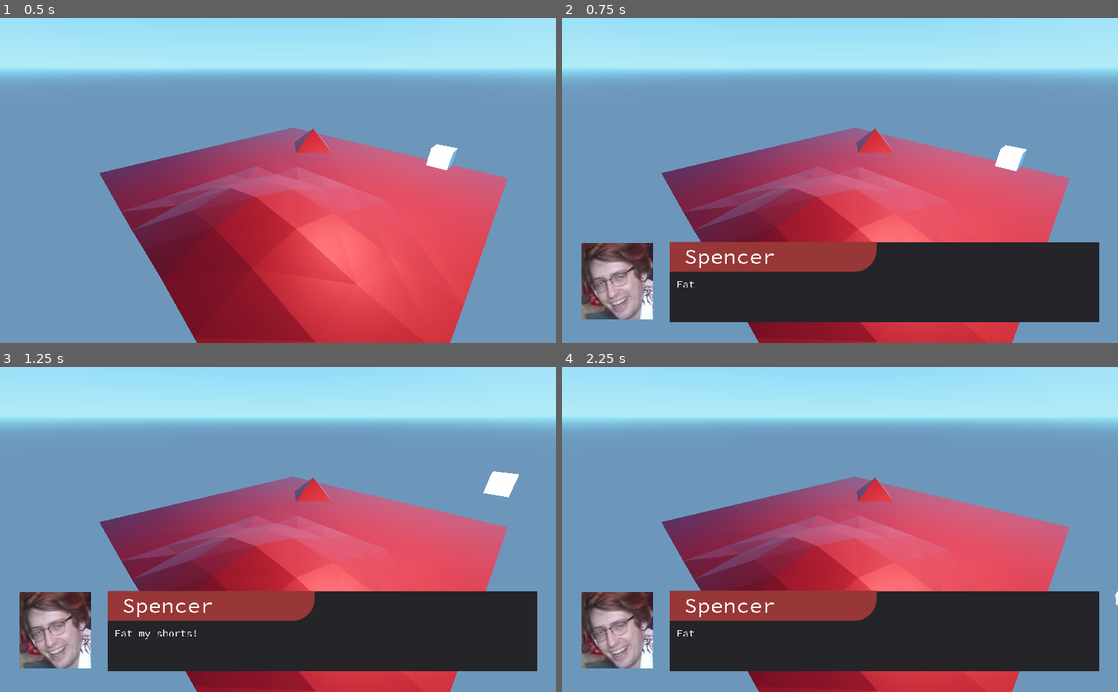
Above: before the commit, frames 1-4 (two rows, left to right).
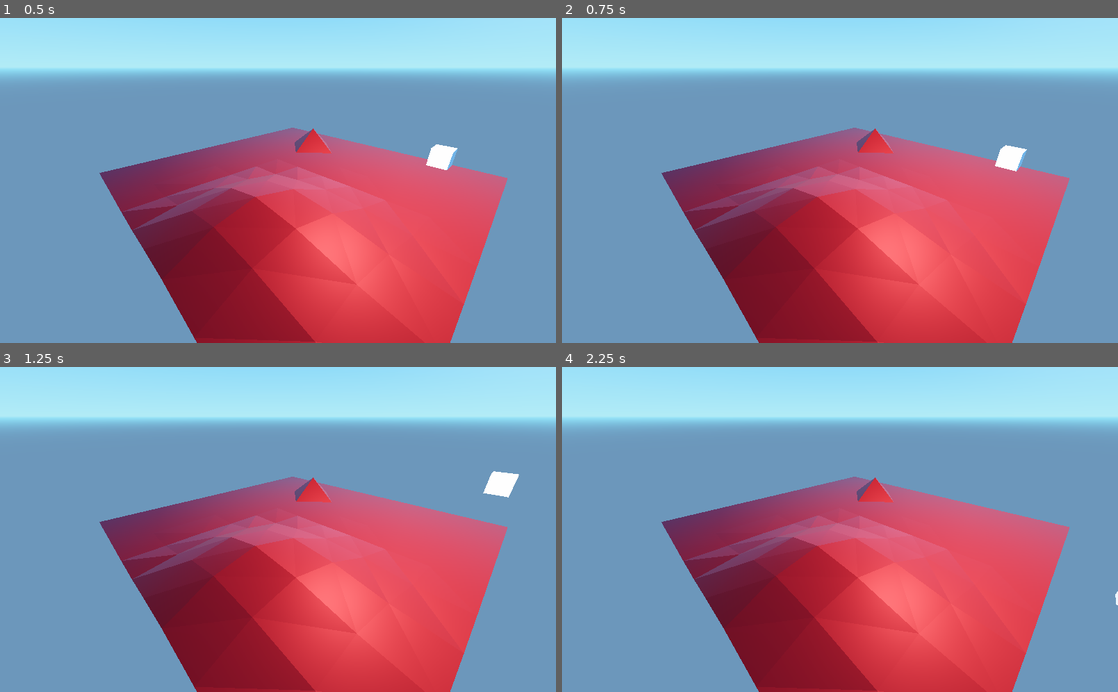
Above: after the commit, the same moments.

Repository: spenaustin/gamejam18
Game: Godot game, scene res://assets/testing/test_scene.tscn
Two runs of this game, one before a commit and one after it. Both use one fixed random seed, a clock stepped at 60 frames per second and the inputs below. The project has no main scene, so this scene is started directly.
Inputs:
- Up to frame 1 (0.5 s): no input
- Up to frame 2 (0.75 s): hold D (move_player_right) from 0.53 s (still down); tap P (trigger_dialogue, bound only before the commit) at 0.6 s
- Up to frame 3 (1.25 s): keep holding D (move_player_right); tap Space (movement_jump) at 0.77 s
- Up to frame 4 (2.25 s): release D (move_player_right) at 1.28 s; hold S (move_player_back) 1.28-2.03 s; tap P (trigger_dialogue, bound only before the commit) at 1.35, 2.1 s; tap Space (movement_jump) at 1.52 s; hold D (move_player_right) from 2.03 s (still down)

Frame 1 is identical in both runs. In frame 2, 22% of the frame differs, in the area x 3-97%, y 68-94%; in frame 3, 22%; in frame 4, 22%.

Commit message:
Revert "Added in popup dialogue function."

Diff:
--- a/assets/testing/popup-dialogue.gd
+++ /dev/null
@@ -1,41 +0,0 @@
-extends Control
-
-var time_counter = 0
-const TIME_PER_LETTER = .03
-const FULL_MESSAGE_SCREEN_TIME = 6
-
-var message_is_complete = false
-
-var dialogue_holder = "|||PLACEHOLDER|||"
-
-var char_name_node
-var dialogue_node
-var img_node
-
-func _ready():
-	# Called when the node is added to the scene for the first time.
-	# Initialization here
-	char_name_node = $main_panel/char_name_panel/char_name
-	dialogue_node = $main_panel/char_dialogue
-	img_node = $Character_Image
-
-func init(name, dialogue, img_path):
-	char_name_node.text = name
-	dialogue_holder = dialogue
-	img_node.set_texture(ResourceLoader.load(img_path))
-
-func _process(delta):
-	# Called every frame. Delta is time since last frame.
-	# Update game logic here.
-	time_counter += delta
-	if message_is_complete == false:
-		if time_counter > TIME_PER_LETTER:
-			if dialogue_holder != "":
-				dialogue_node.text = dialogue_node.text + dialogue_holder.left(1)
-				dialogue_holder = dialogue_holder.right(1)
-			else:
-				message_is_complete = true
-			time_counter = 0
-	else:
-		if time_counter > FULL_MESSAGE_SCREEN_TIME:
-			queue_free()
--- a/assets/testing/popup-dialogue.tscn
+++ /dev/null
@@ -1,171 +0,0 @@
-[gd_scene load_steps=8 format=2]
-
-[ext_resource path="res://assets/testing/popup-dialogue.gd" type="Script" id=1]
-[ext_resource path="res://assets/testing/SourceCodePro-Regular.ttf" type="DynamicFontData" id=2]
-
-[sub_resource type="Shader" id=1]
-
-code = ""
-
-[sub_resource type="ShaderMaterial" id=2]
-
-render_priority = 0
-shader = SubResource( 1 )
-
-[sub_resource type="StyleBoxFlat" id=3]
-
-content_margin_left = -1.0
-content_margin_right = -1.0
-content_margin_top = -1.0
-content_margin_bottom = -1.0
-bg_color = Color( 0.596078, 0.219608, 0.219608, 1 )
-draw_center = true
-border_width_left = 0
-border_width_top = 0
-border_width_right = 0
-border_width_bottom = 0
-border_color = Color( 0.8, 0.8, 0.8, 1 )
-border_blend = false
-corner_radius_top_left = 0
-corner_radius_top_right = 0
-corner_radius_bottom_right = 40
-corner_radius_bottom_left = 0
-corner_detail = 8
-expand_margin_left = 0.0
-expand_margin_right = 0.0
-expand_margin_top = 0.0
-expand_margin_bottom = 0.0
-shadow_color = Color( 0, 0, 0, 0.6 )
-shadow_size = 0
-anti_aliasing = true
-anti_aliasing_size = 1
-_sections_unfolded = [ "Border", "Corner Radius" ]
-
-[sub_resource type="DynamicFont" id=4]
-
-size = 40
-use_mipmaps = false
-use_filter = false
-font_data = ExtResource( 2 )
-_sections_unfolded = [ "Font", "Resource", "Settings" ]
-
-[sub_resource type="DynamicFont" id=5]
-
-size = 19
-use_mipmaps = false
-use_filter = false
-font_data = ExtResource( 2 )
-_sections_unfolded = [ "Font", "Settings" ]
-
-[node name="Control" type="Control"]
-
-anchor_left = 0.0
-anchor_top = 0.0
-anchor_right = 0.0
-anchor_bottom = 0.0
-margin_left = 36.0
-margin_top = 416.0
-margin_right = 970.0
-margin_bottom = 581.0
-rect_pivot_offset = Vector2( 0, 0 )
-rect_clip_content = false
-mouse_filter = 0
-mouse_default_cursor_shape = 0
-size_flags_horizontal = 1
-size_flags_vertical = 1
-script = ExtResource( 1 )
-
-[node name="Character_Image" type="NinePatchRect" parent="." index="0"]
-
-anchor_left = 0.0
-anchor_top = 0.0
-anchor_right = 0.0
-anchor_bottom = 0.0
-margin_right = 132.0
-margin_bottom = 141.0
-rect_pivot_offset = Vector2( 0, 0 )
-rect_clip_content = false
-mouse_filter = 2
-mouse_default_cursor_shape = 0
-size_flags_horizontal = 1
-size_flags_vertical = 1
-
-[node name="main_panel" type="Panel" parent="." index="1"]
-
-anchor_left = 0.0
-anchor_top = 0.0
-anchor_right = 0.0
-anchor_bottom = 0.0
-margin_left = 163.0
-margin_top = -2.0
-margin_right = 954.0
-margin_bottom = 146.0
-rect_pivot_offset = Vector2( 0, 0 )
-rect_clip_content = false
-mouse_filter = 0
-mouse_default_cursor_shape = 0
-size_flags_horizontal = 1
-size_flags_vertical = 1
-_sections_unfolded = [ "custom_styles" ]
-
-[node name="char_name_panel" type="Panel" parent="main_panel" index="0"]
-
-material = SubResource( 2 )
-anchor_left = 0.0
-anchor_top = 0.0
-anchor_right = 0.0
-anchor_bottom = 0.0
-margin_right = 380.0
-margin_bottom = 54.0
-rect_pivot_offset = Vector2( 0, 0 )
-rect_clip_content = false
-mouse_filter = 0
-mouse_default_cursor_shape = 0
-size_flags_horizontal = 1
-size_flags_vertical = 1
-custom_styles/panel = SubResource( 3 )
-_sections_unfolded = [ "Material", "Rect", "Visibility", "custom_styles" ]
-
-[node name="char_name" type="Label" parent="main_panel/char_name_panel" index="0"]
-
-anchor_left = 0.0
-anchor_top = 0.0
-anchor_right = 0.0
-anchor_bottom = 0.0
-margin_left = 26.0
-margin_right = 400.0
-margin_bottom = 51.0
-rect_pivot_offset = Vector2( 0, 0 )
-rect_clip_content = false
-mouse_filter = 2
-mouse_default_cursor_shape = 0
-size_flags_horizontal = 1
-size_flags_vertical = 4
-custom_fonts/font = SubResource( 4 )
-percent_visible = 1.0
-lines_skipped = 0
-max_lines_visible = -1
-_sections_unfolded = [ "Size Flags", "Theme", "custom_constants", "custom_fonts", "custom_styles" ]
-
-[node name="char_dialogue" type="Label" parent="main_panel" index="1"]
-
-anchor_left = 0.0
-anchor_top = 0.0
-anchor_right = 0.0
-anchor_bottom = 0.0
-margin_left = 12.0
-margin_top = 65.0
-margin_right = 780.0
-margin_bottom = 133.0
-rect_pivot_offset = Vector2( 0, 0 )
-rect_clip_content = false
-mouse_filter = 2
-mouse_default_cursor_shape = 0
-size_flags_horizontal = 1
-size_flags_vertical = 4
-custom_fonts/font = SubResource( 5 )
-autowrap = true
-percent_visible = 1.0
-lines_skipped = 0
-max_lines_visible = -1
-_sections_unfolded = [ "custom_fonts" ]
--- a/assets/testing/test_scene.gd
+++ /dev/null
@@ -1,21 +0,0 @@
-extends Spatial
-
-# class member variables go here, for example:
-# var a = 2
-# var b = "textvar"
-
-func _ready():
-	# Called when the node is added to the scene for the first time.
-	# Initialization here
-	pass
-
-func _process(delta):
-	# Called every frame. Delta is time since last frame.
-	# Update game logic here.
-	if Input.is_action_just_pressed("trigger_dialogue"):
-		var scene = load("res://assets/testing/popup-dialogue.tscn")
-		var scene_instance = scene.instance()
-		scene_instance.set_name("dialogue")
-
-		add_child(scene_instance)
-		scene_instance.init("Spencer","Eat my shorts!", "res://assets/testing/spen_avi.jpeg")
--- a/assets/testing/test_scene.tscn
+++ b/assets/testing/test_scene.tscn
@@ -1,8 +1,7 @@
-[gd_scene load_steps=9 format=2]
+[gd_scene load_steps=8 format=2]
 
 [ext_resource path="res://assets/testing/test_scene.dae" type="PackedScene" id=1]
-[ext_resource path="res://assets/testing/test_scene.gd" type="Script" id=2]
-[ext_resource path="res://assets/testing/Test_Player.gd" type="Script" id=3]
+[ext_resource path="res://assets/testing/Test_Player.gd" type="Script" id=2]
 
 [sub_resource type="ConvexPolygonShape" id=1]
 
@@ -123,8 +122,6 @@
 
 [node name="Scene Root" index="0" instance=ExtResource( 1 )]
 
-script = ExtResource( 2 )
-
 [node name="Camera" parent="." index="0"]
 
 transform = Transform( 0.685921, -0.324014, 0.651558, 0, 0.895396, 0.445271, -0.727676, -0.305421, 0.61417, 7.48113, 5.34367, 8.62946 )
--- a/project.godot
+++ b/project.godot
@@ -25,8 +25,6 @@
  ]
 movement_jump=[ Object(InputEventKey,"resource_local_to_scene":false,"resource_name":"","device":0,"alt":false,"shift":false,"control":false,"meta":false,"command":false,"pressed":false,"scancode":32,"unicode":0,"echo":false,"script":null)
  ]
-trigger_dialogue=[ Object(InputEventKey,"resource_local_to_scene":false,"resource_name":"","device":0,"alt":false,"shift":false,"control":false,"meta":false,"command":false,"pressed":false,"scancode":80,"unicode":0,"echo":false,"script":null)
- ]
 
 [rendering]
 
Binary file removed: assets/testing/SourceCodePro-Regular.ttf
Not shown, removed: assets/testing/natsuki.png.import
Binary file removed: assets/testing/spen_avi.jpeg
Not shown, removed: assets/testing/spen_avi.jpeg.import
Not shown: 1 places in assets/testing/test_scene.tscn that only renumber resources
